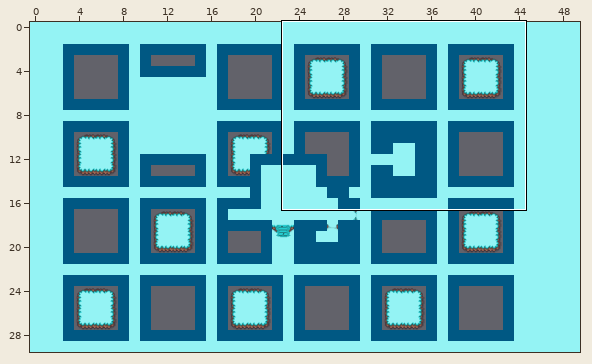
One commit to this Tiled map: GameSample_Contest/resources/Tiled_Project/test_map.tmx. Above: a wide view before the commit, with the close-up outlined.
Close-up. Before:
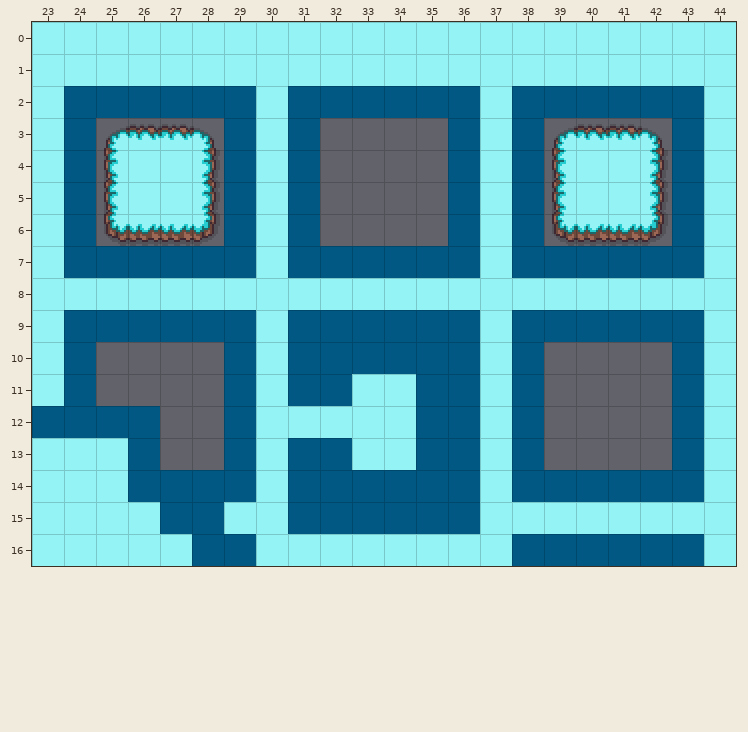
Cells are 64x64 px. Shown: x 23..44, y 0..16. The commit also changed other parts of the map, which this record leaves out.
The result:
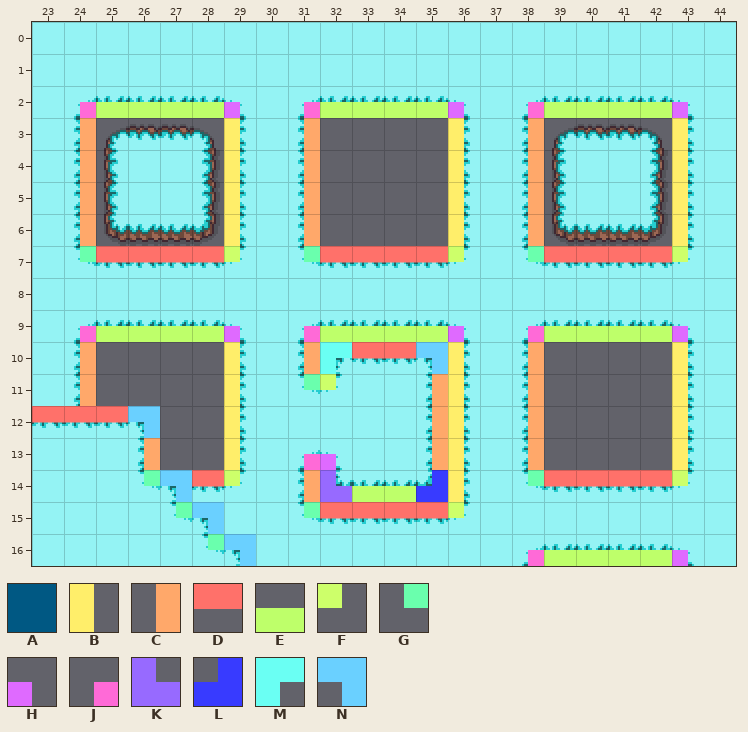
Key: from "Collision": A 0; from "Collision_full": B 0, C 1, D 2, E 3, F 4, G 5, H 6, J 7, K 8, L 9, M 10, N 11.
_ is an empty cell.
The commit says: Fix bug with collision_debugdraw
Change:
Layer "collisions":
y 2: x 24..29 AAAAAA -> JEEEEH; x 31..36 AAAAAA -> JEEEEH; x 38..43 AAAAAA -> JEEEEH
y 3..6: x 24 A -> C; x 29 A -> B; x 31 A -> C; x 36 A -> B; x 38 A -> C; x 43 A -> B
y 7: x 24..29 AAAAAA -> GDDDDF; x 31..36 AAAAAA -> GDDDDF; x 38..43 AAAAAA -> GDDDDF
y 9: x 24..29 AAAAAA -> JEEEEH; x 31..36 AAAAAA -> JEEEEH; x 38..43 AAAAAA -> JEEEEH
y 10: x 24 A -> C; x 29 A -> B; x 31..36 AAAAAA -> CMDDNB; x 38 A -> C; x 43 A -> B
y 11: x 24 A -> C; x 29 A -> B; x 31..32 AA -> GF; x 35..36 AA -> CB; x 38 A -> C; x 43 A -> B
y 12: x 23..26 AAAA -> DDDN; x 29 A -> B; x 35..36 AA -> CB; x 38 A -> C; x 43 A -> B
y 13: x 26 A -> C; x 29 A -> B; x 31..32 AA -> JH; x 35..36 AA -> CB; x 38 A -> C; x 43 A -> B
y 14: x 26..29 AAAA -> GNDF; x 31..36 AAAAAA -> CKEELB; x 38..43 AAAAAA -> GDDDDF
y 15: x 27..28 AA -> GN; x 31..36 AAAAAA -> GDDDDF
y 16: x 28..29 AA -> GN; x 38..43 AAAAAA -> JEEEEH
Pixel boxes of the changes (left, top, right, bottom) in both close-ups:
changed: (64, 86, 256, 278)
changed: (288, 86, 480, 278)
changed: (512, 86, 704, 278)
changed: (32, 310, 256, 566)
changed: (288, 310, 480, 534)
changed: (512, 310, 704, 502)
changed: (512, 534, 704, 566)
